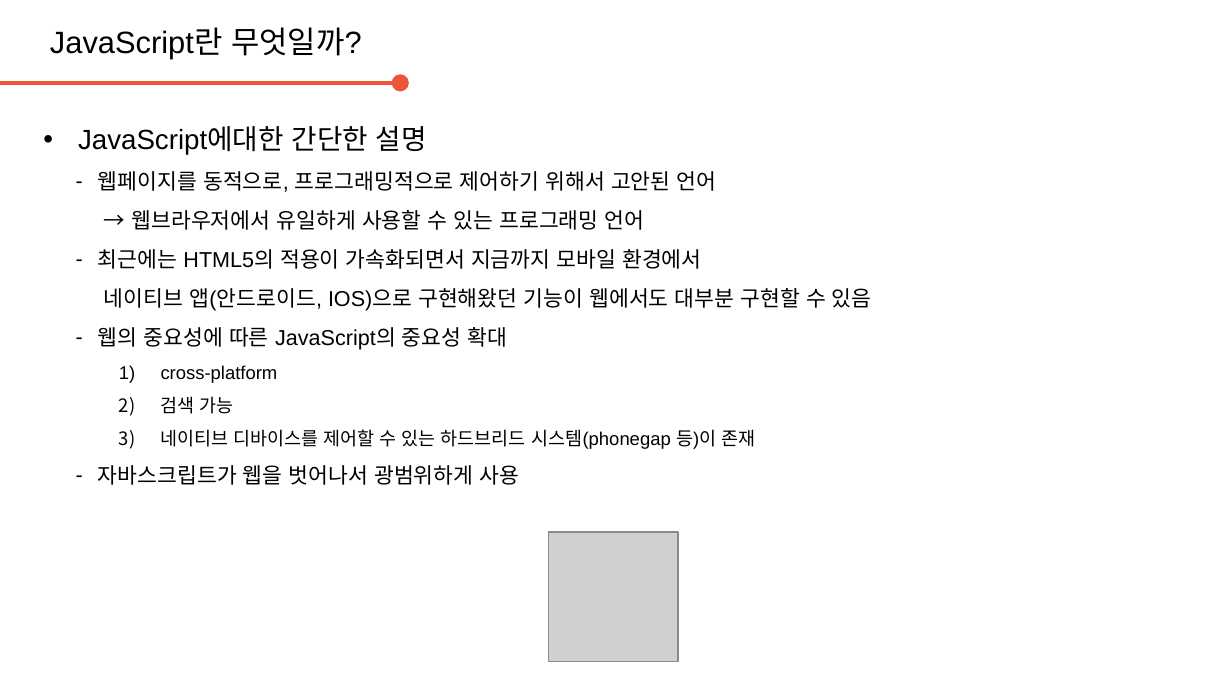
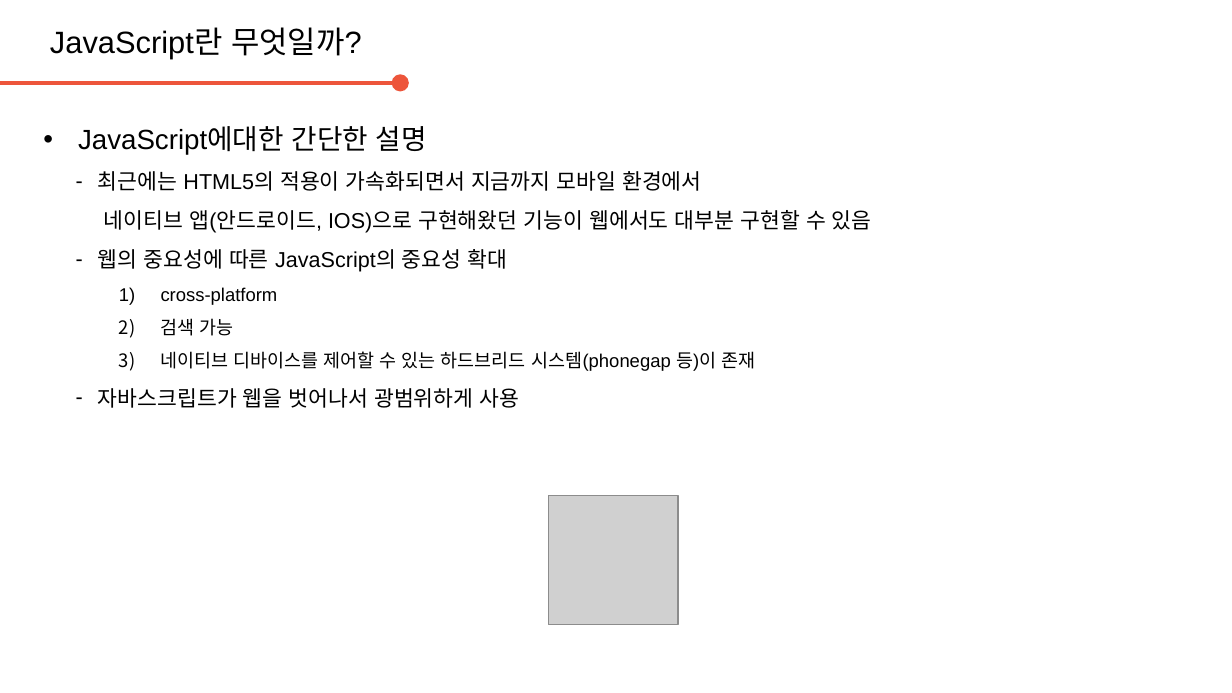
Before and after one commit to daegukdo/GCWM, a slide deck: slide 3 of 30/200727_JavaScript_concept.pptx (slide 2 before the commit). Drawn at 1232x693 pixels with LibreOffice and Linux fonts; fonts in the diff are those of the drawing; grey boxes stand for pictures; background and template pictures are left out. Boxes give left, top, right and bottom in pixels: in the first picture for what was removed or moved away, otherwise in the second. Text is boxed around its words. In the diff, an @@ line names an element or a change of style, - is before the commit and + after.

```diff
--- a/30/200727_JavaScript_concept.pptx
+++ b/30/200727_JavaScript_concept.pptx
@@ text at box(98, 171, 717, 230): paragraph removed @@
-  – 웹페이지를 동적으로, 프로그래밍적으로 제어하기 위해서 고안된 언어
-    → 웹브라우저에서 유일하게 사용할 수 있는 프로그래밍 언어
@@ picture: place and size @@
-picture at box(549, 532, 679, 662)
+picture at box(549, 496, 679, 625)
```
Also in this commit, not shown: 3 other slides changed, 3 slides added, 4 other files.
